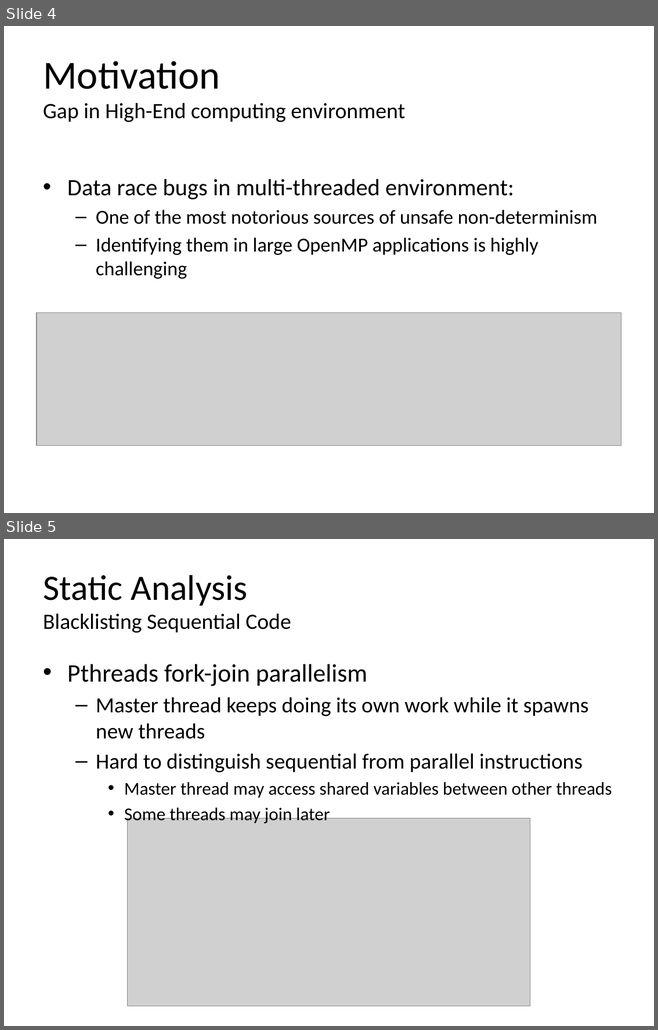
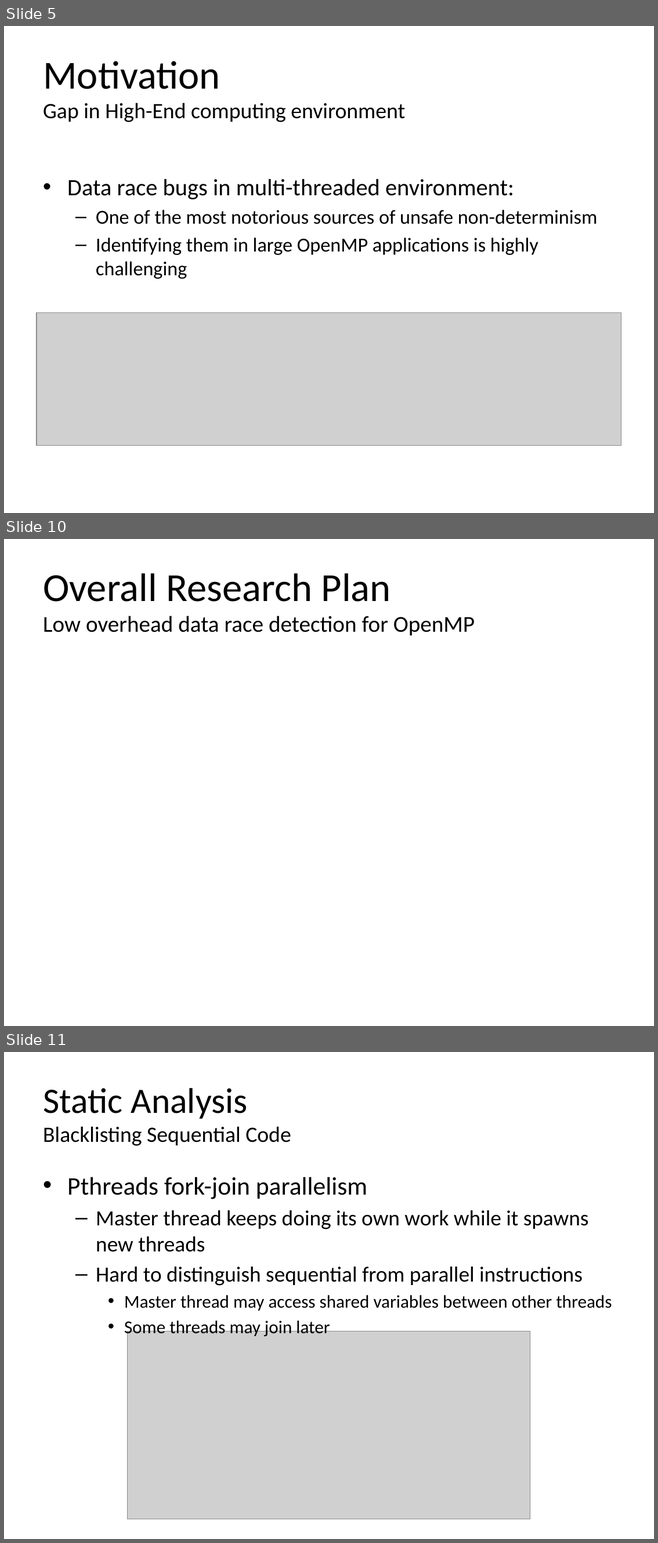
Before and after one commit to simoatze/oral_qualifier, a slide deck: presentation/presentation.pptx. Shown one above the other, each under a label of ours: slides 4 and 5 before the commit, slides 5, 10 and 11 after it; the slides between them are not shown. The pictures are 658x1030 and 658x1543 pixels, drawn with LibreOffice and Linux fonts; fonts in the diff are those of the drawing; grey boxes stand for pictures. Boxes give left, top, right and bottom in pixels: in the first picture for what was removed or moved away, otherwise in the second. Text is boxed around its words. In the diff, an @@ line names an element or a change of style, - is before the commit and + after.

```diff
--- a/presentation/presentation.pptx
+++ b/presentation/presentation.pptx
@@ slide 10 added at (x1=4, y1=539, x2=654, y2=1026), background #FFFFFF @@
@@ title added at (x1=43, y1=573, x2=474, y2=636), 25.2 pt, text #000000 @@
+Overall Research Plan
+Low overhead data race detection for OpenMP
@@ what was slide 4 is now slide 5 @@
@@ what was slide 5 is now slide 11 @@
```
Also in this commit, not shown: 1 slide changed, 7 other slides added.
